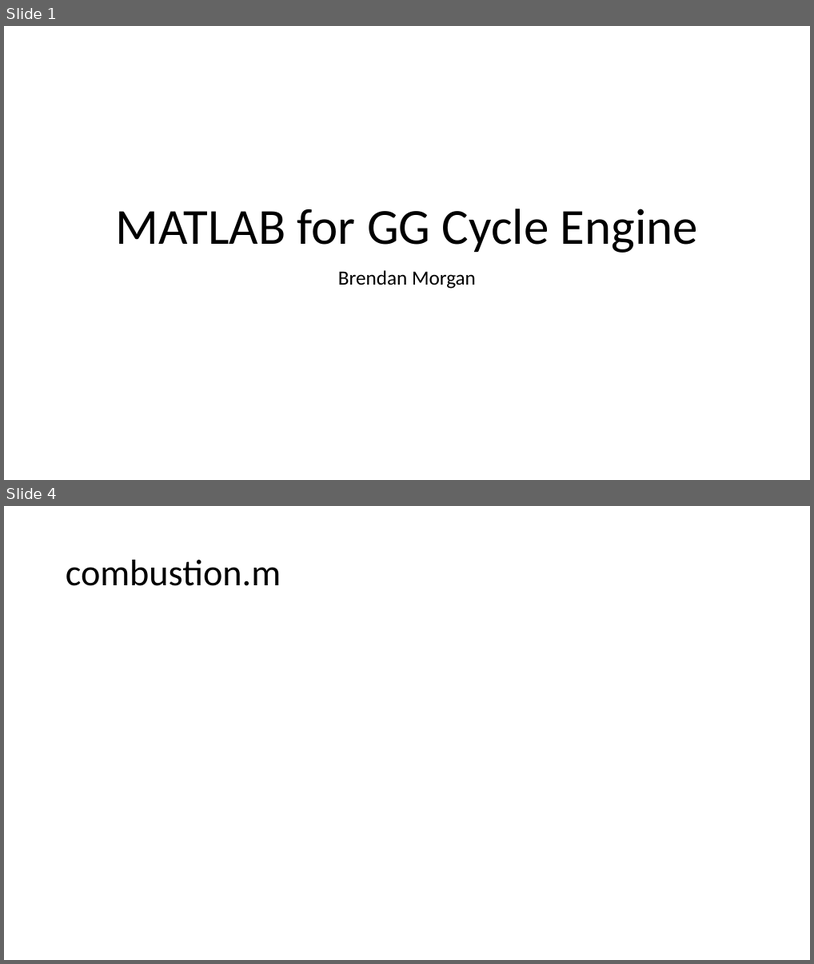
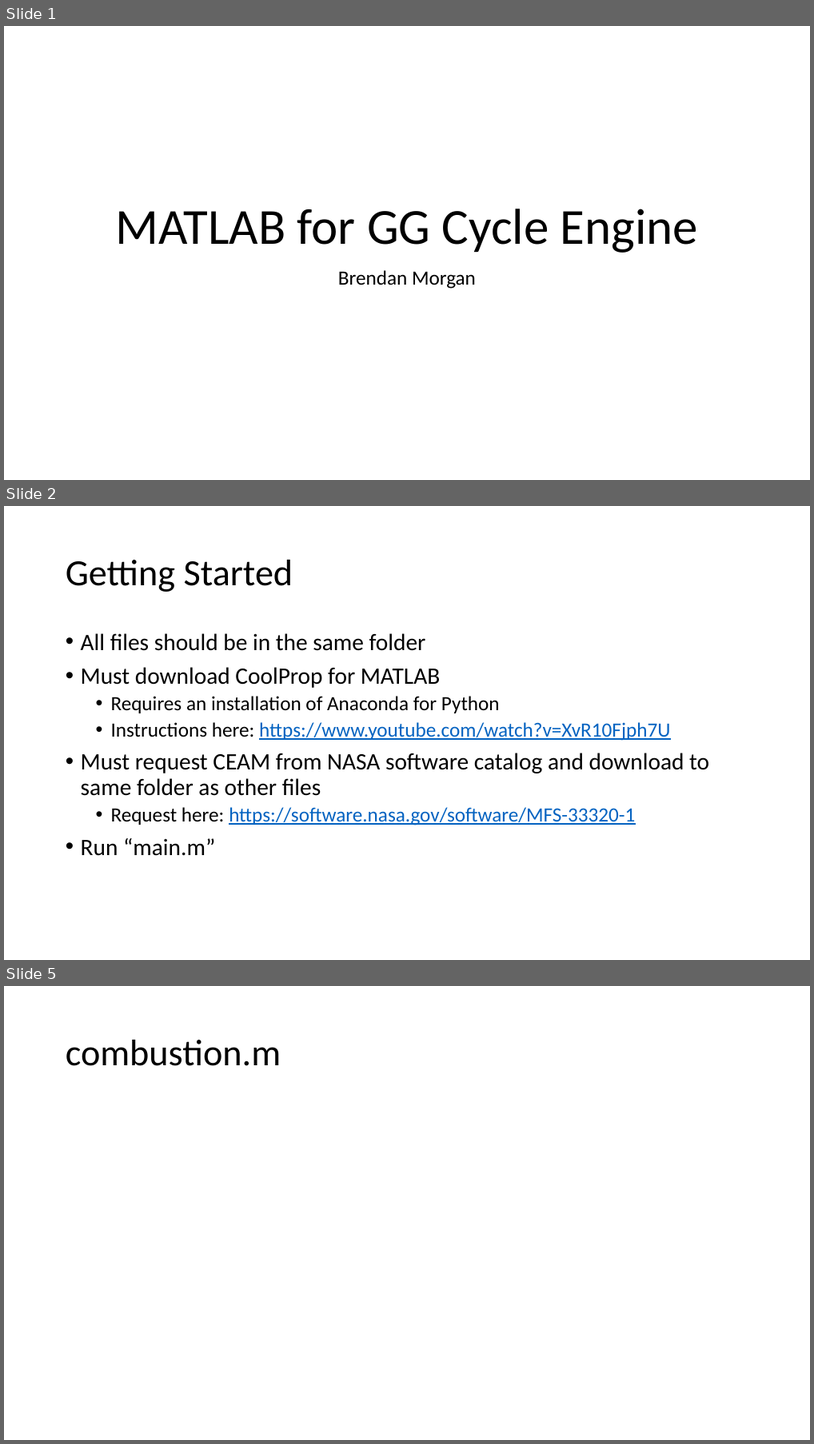
Before and after one commit to BrendanJMorgan/Engine-Development, a slide deck: MATLAB/Documentation.pptx. Shown one above the other, each under a label of ours: slides 1 and 4 before the commit, slides 1, 2 and 5 after it; the slides between them are not shown. The pictures are 814x964 and 814x1444 pixels, drawn with LibreOffice and Linux fonts; fonts in the diff are those of the drawing. Boxes give left, top, right and bottom in pixels: in the first picture for what was removed or moved away, otherwise in the second. Text is boxed around its words. In the diff, an @@ line names an element or a change of style, - is before the commit and + after.

```diff
--- a/MATLAB/Documentation.pptx
+++ b/MATLAB/Documentation.pptx
@@ slide 2 added at bbox=[4, 506, 810, 960], background #FFFFFF @@
@@ title added at bbox=[66, 560, 294, 592], 44 pt, text #000000 @@
+Getting Started
@@ text added at bbox=[81, 633, 710, 856], 24 pt, text #000000 @@
+• All files should be in the same folder
+• Must download CoolProp for MATLAB
+  • Requires an installation of Anaconda for Python
+  • Instructions here: https://www.youtube.com/watch?v=XvR10Fjph7U
+• Must request CEAM from NASA software catalog and download to same folder as other files
+  • Request here: https://software.nasa.gov/software/MFS-33320-1
+• Run “main.m”
@@ what was slide 4 is now slide 5 @@
```
Also in this commit, not shown: 2 slides changed, 1 other slide added, 15 other files.
